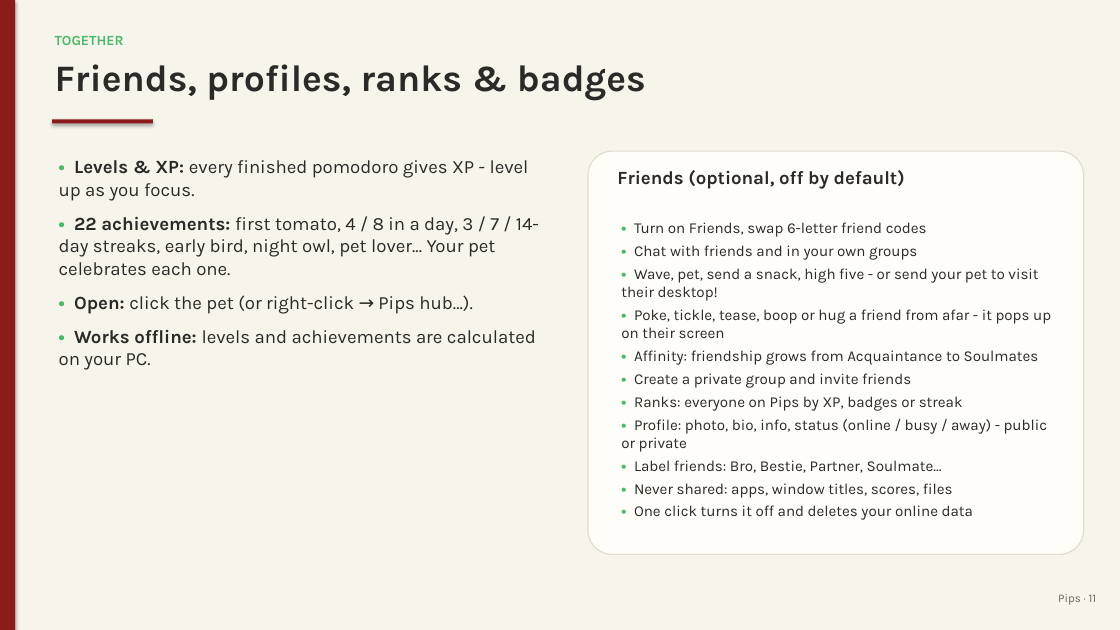
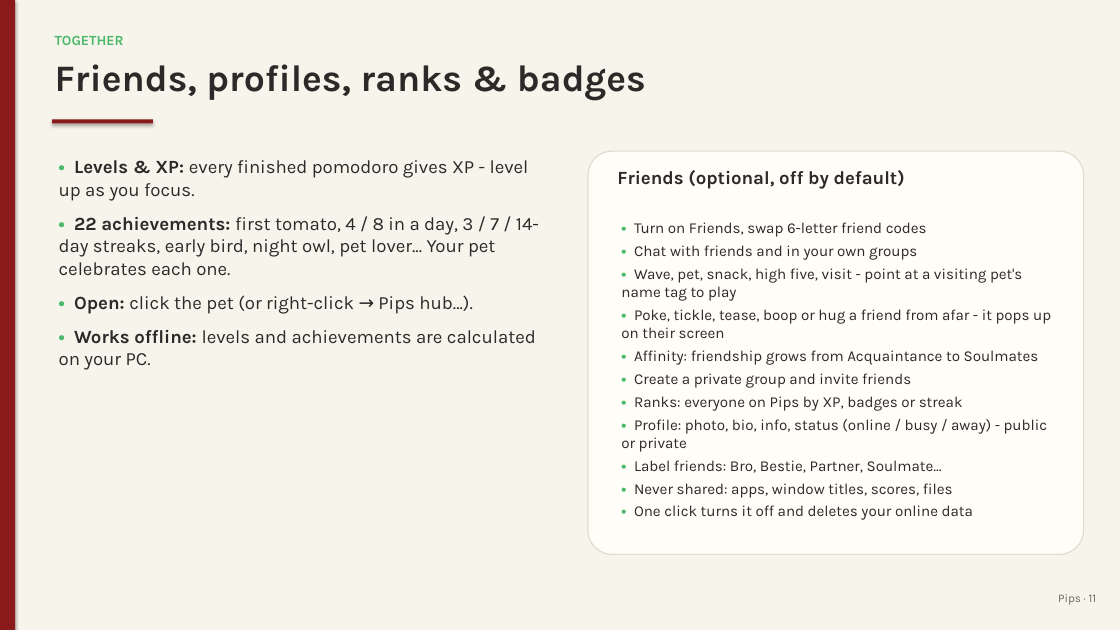
Before and after one commit to juw12/projects, a slide deck: slide 11 of apps/pips/web/download/Pips-Guide.pptx. Drawn at 1120x630 pixels with LibreOffice and Linux fonts; fonts in the diff are those of the drawing. Boxes give left, top, right and bottom in pixels: in the first picture for what was removed or moved away, otherwise in the second. Text is boxed around its words. In the diff, an @@ line names an element or a change of style, - is before the commit and + after.

```diff
--- a/apps/pips/web/download/Pips-Guide.pptx
+++ b/apps/pips/web/download/Pips-Guide.pptx
@@ text at <box>621,268,1022,301</box>: text changed @@
-• Wave, pet, send a snack, high five - or send your pet to visit their desktop!
+• Wave, pet, snack, high five, visit - point at a visiting pet's name tag to play
```
Also in this commit, not shown: 3 other slides changed, 12 other files.
